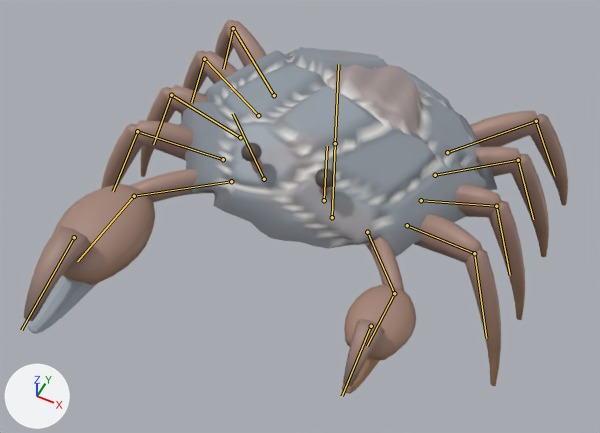
The glTF model assets/creatures/wallcrab/wallcrab.glb as it was, and as the next commit left it.
Camera for both pictures: a 50 mm lens placed at (0.87, -2.02, 2.46), pointed at (-0.01, -0.27, 0.27). Every picture has the same lights, and +X, +Y and +Z are marked at lower left. The picture after the commit comes second. The bones that bend it are drawn over the model as lines.

In view in the first picture: 'wallcrab'.
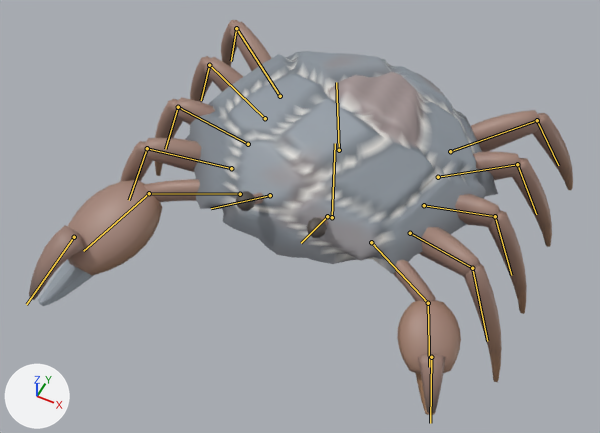
The newer file adds an action. The first version stands in its rest pose; the second is drawn at frame 4 of the action 'hit_b'.

The change in detail:
Bone 'body' (bone_body) moves from (0.0, 0.0, 0.0) to (0.0, -0.066, -0.04).
Bone 'body' (bone_body) turns from (0, 0, 0) to (8, 0, 0) degrees about its own x, y and z.
Bone 'eye_l' (bone_eye_l) turns from (0, 0, 0) to (32, 5, -4) degrees about its own x, y and z.
Bone 'eye_r' (bone_eye_r) turns from (0, 0, 0) to (32, -5, 4) degrees about its own x, y and z.
Bone 'crusher_arm' (bone_crusher_arm) turns from (0, 0, 0) to (-15, -12, -17) degrees about its own x, y and z.
Bone 'cutter_arm' (bone_cutter_arm) turns from (0, 0, 0) to (-18, 12, 15) degrees about its own x, y and z.

Boxes [x1, y1, x2, y2] around the edits, measured in the pictures (600 x 433 px):
'wallcrab', posed
    before: [24, 20, 568, 394]
    after: [29, 20, 573, 415]
bone 'body', root to tip
    before: (335, 143) to (338, 64)
    after: (339, 150) to (336, 82)
bone 'eye_l', root to tip
    before: (324, 200) to (327, 146)
    after: (327, 216) to (301, 243)
bone 'eye_r', root to tip
    before: (264, 179) to (233, 113)
    after: (270, 195) to (211, 208)
bone 'crusher_arm', root to tip
    before: (231, 181) to (134, 196)
    after: (240, 194) to (149, 193)
bone 'cutter_arm', root to tip
    before: (367, 232) to (394, 293)
    after: (371, 242) to (428, 303)
